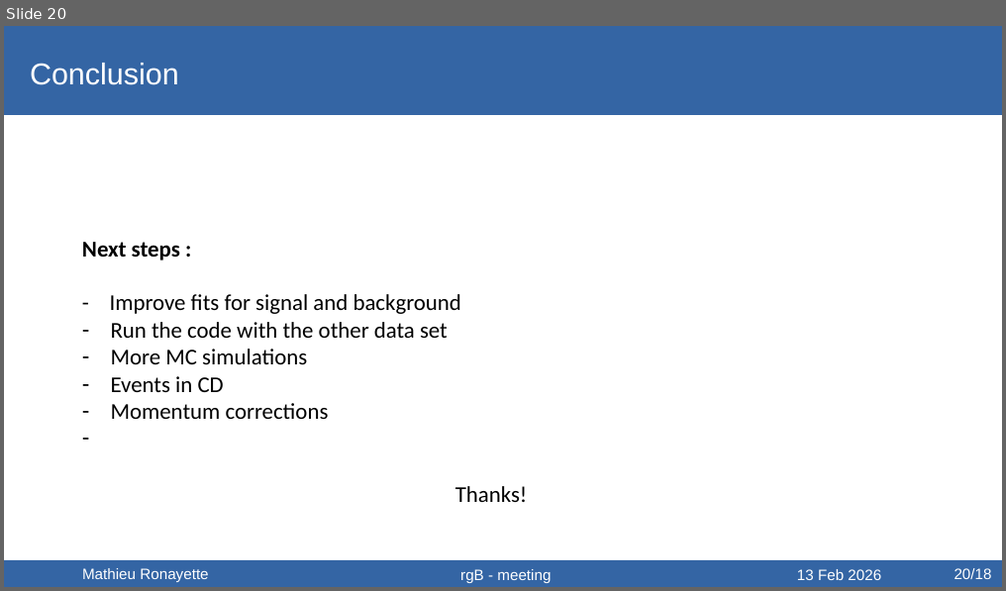
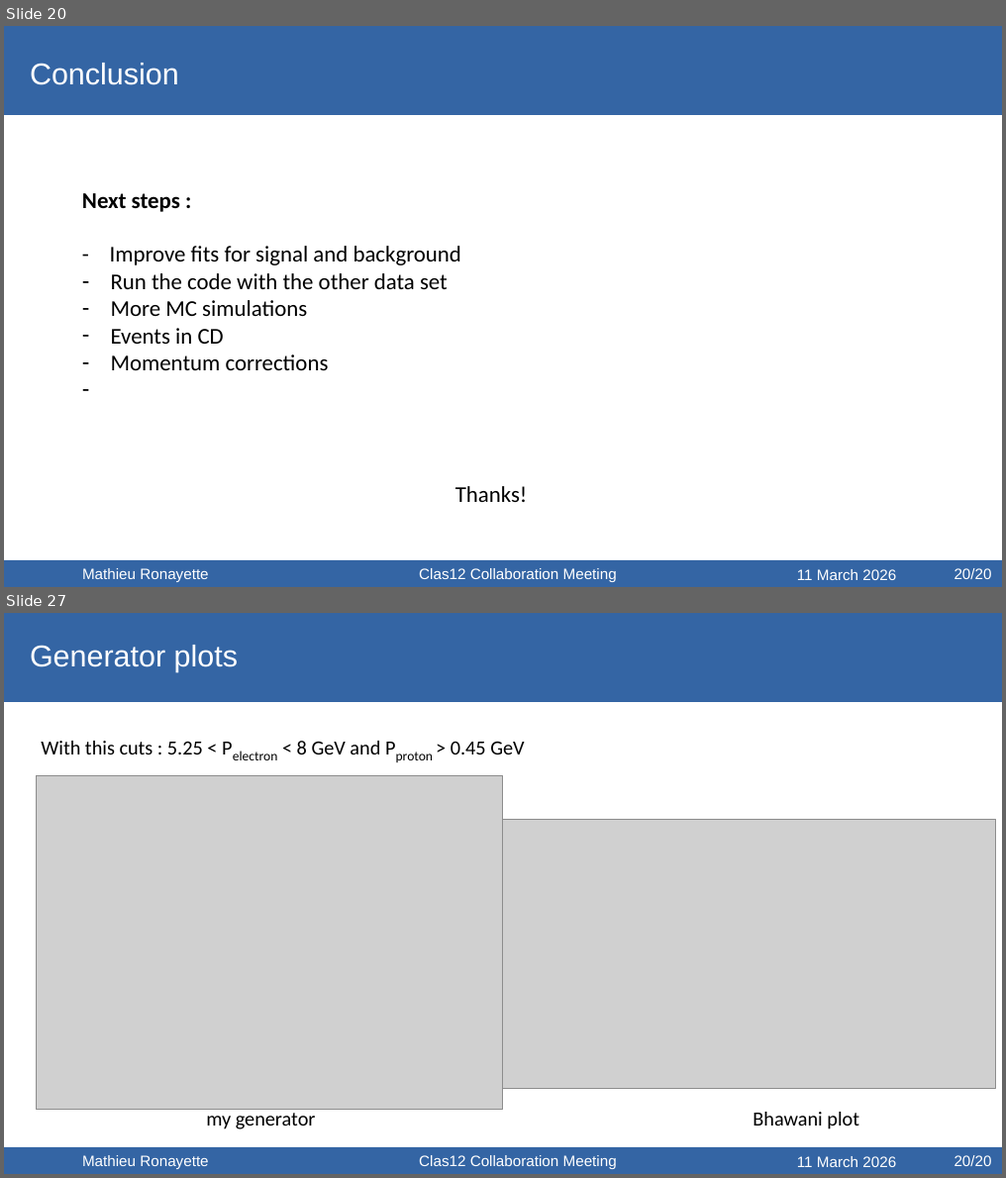
Before and after one commit to mathieuryt/phi_analysis, a slide deck: electroproduction/presentations/ClasMeeting_ronayette.odp. Shown one above the other, each under a label of ours: slide 20 before the commit, slides 20 and 27 after it; the slides between them are not shown. The pictures are 1006x591 and 1006x1178 pixels, drawn with LibreOffice and Linux fonts; fonts in the diff are those of the drawing; grey boxes stand for pictures. Boxes give left, top, right and bottom in pixels: in the first picture for what was removed or moved away, otherwise in the second. Text is boxed around its words. In the diff, an @@ line names an element or a change of style, - is before the commit and + after.

```diff
--- a/electroproduction/presentations/ClasMeeting_ronayette.odp
+++ b/electroproduction/presentations/ClasMeeting_ronayette.odp
@@ slide 27 added at [4,613,1002,1174], background #FFFFFF @@
@@ freeform shape added at [4,613,1002,702], fill #3465A4 @@
@@ text added at [30,645,238,672], 24 pt, text #FFFFFF @@
+Generator plots
@@ text added at [41,741,524,755], 16 pt, text #000000 @@
+With this cuts : 5.25 < Pelectron < 8 GeV and Pproton > 0.45 GeV
@@ picture added at [36,775,503,1109] @@
@@ picture added at [484,820,997,1088] @@
@@ text added at [206,1109,316,1130], 16 pt, text #000000 @@
+my generator
@@ text added at [752,1112,859,1130], 16 pt, text #000000 @@
+Bhawani plot
@@ freeform shape added at [4,1149,1002,1174], fill #3465A4 @@
@@ text added at [82,1156,208,1169], 12 pt, text #FFFFFF @@
+Mathieu Ronayette
@@ text added at [419,1156,617,1169], 12 pt, text #FFFFFF @@
+Clas12 Collaboration Meeting
@@ text added at [797,1157,896,1167], 12 pt, text #FFFFFF @@
+11 March 2026
@@ text added at [954,1156,992,1166], 12 pt, text #FFFFFF @@
+20/20
@@ slide 20 changed as well @@
@@ text "Next steps :": place and size @@
-text "Next steps :" at [82,242,461,419]
+text "Next steps :" at [82,193,461,371]
@@ text at [419,569,617,582]: text changed @@
-rgB - meeting
+Clas12 Collaboration Meeting
@@ text at [797,570,896,580]: text changed @@
-13 Feb 2026
+11 March 2026
@@ text at [954,569,992,579]: text changed @@
-20/18
+20/20
```
Also in this commit, not shown: 21 other slides changed, 19 other slides added, 2 slides removed, 17 other files.
